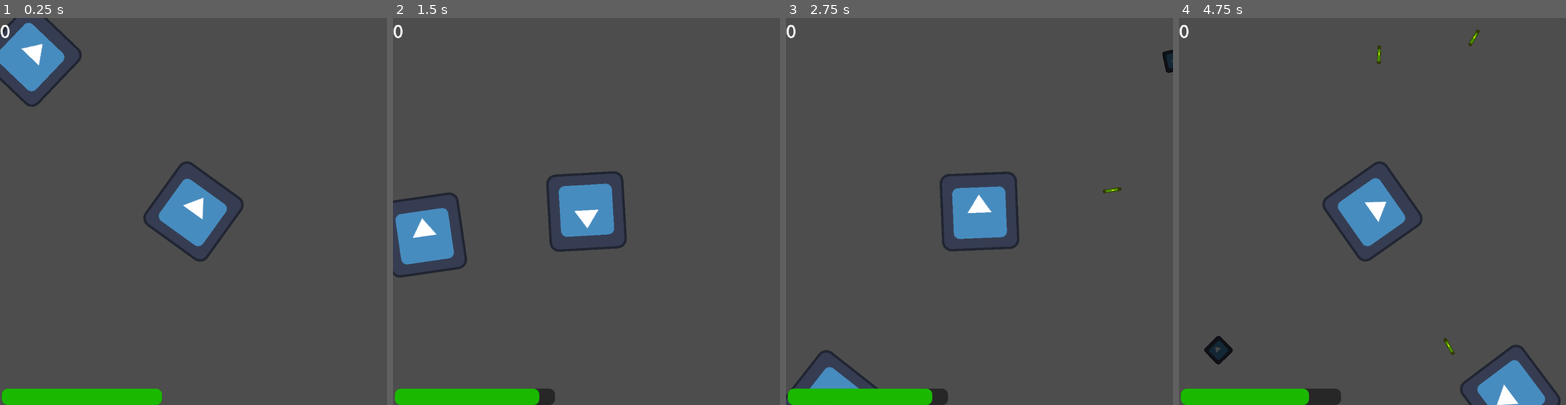
Above: before the commit, frames 1-4 (left to right).
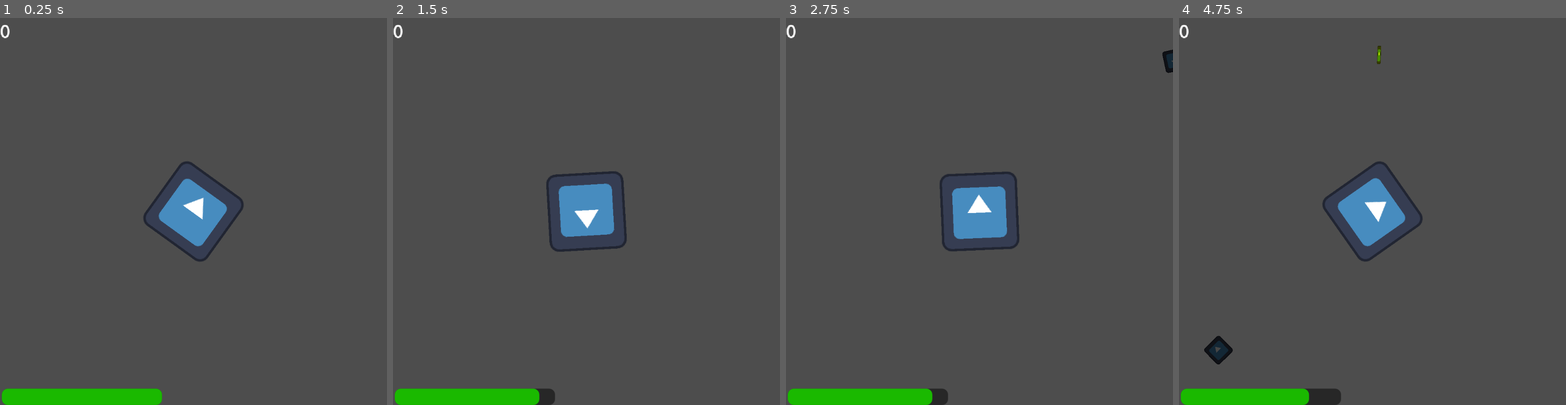
Above: after the commit, the same moments.

Repository: Wife-Haver/JuniperDevJam
Game: Godot game, scene res://Scenes/main.tscn
Same seed, same stepped clock (60 frames per second), same inputs: the game is played once before the commit and once after it. The engine's default icon, where the game draws it, is replaced by a stand-in: a white triangle on a blue panel in a dark square.
Inputs:
- Up to frame 1 (0.25 s): no input
- Up to frame 2 (1.5 s): tap L (blah) at 0.6 s; tap Q (flip_spin) at 1.35 s
- Up to frame 3 (2.75 s): tap Space (shoot) at 2.1 s
- Up to frame 4 (4.75 s): tap L (blah) at 2.85 s; hold Q (flip_spin) 3.53-4.28 s; tap Space (shoot) at 4.35 s

The runs differ from the first frame. In frame 1, 2.1% of the frame differs, in the area x 0-22%, y 0-23%; in frame 2, 2.2%, in the area x 0-20%, y 45-68%; in frame 3, 0.7%; in frame 4, 1.7%.

Commit message:
core loop done

Diff:
--- a/Scenes/main.tscn
+++ b/Scenes/main.tscn
@@ -32,12 +32,16 @@
 wait_time = 2.0
 autostart = true
 
-[node name="EnemyShipSpawner" type="Node" parent="Scripts" unique_id=1583410076 node_paths=PackedStringArray("enemy_ship_1", "path_pos_1", "enemy_ship_2", "path_pos_2")]
+[node name="EnemyShipSpawner" type="Node" parent="Scripts" unique_id=1583410076 node_paths=PackedStringArray("enemy_ship_1", "path_pos_1", "enemy_ship_2", "path_pos_2", "timer")]
 script = ExtResource("3_21xkr")
 enemy_ship_1 = NodePath("../../Paths/EnemyShipPath1/Pos/Ship1")
 path_pos_1 = NodePath("../../Paths/EnemyShipPath1/Pos")
 enemy_ship_2 = NodePath("../../Paths/EnemyShipPath2/Pos/Ship2")
 path_pos_2 = NodePath("../../Paths/EnemyShipPath2/Pos")
+timer = NodePath("Timer")
+
+[node name="Timer" type="Timer" parent="Scripts/EnemyShipSpawner" unique_id=1670926617]
+wait_time = 10.0
 
 [node name="Player" parent="." unique_id=1870216369 instance=ExtResource("1_jjgbg")]
 position = Vector2(320, 320)
@@ -82,3 +86,4 @@
 player = NodePath("../../../../Player")
 
 [connection signal="timeout" from="Scripts/AsteroidSpawner/SpawnTimer" to="Scripts/AsteroidSpawner" method="_on_timeout"]
+[connection signal="timeout" from="Scripts/EnemyShipSpawner/Timer" to="Scripts/EnemyShipSpawner" method="_on_timer_timeout"]
--- a/Scripts/enemy_ship.gd
+++ b/Scripts/enemy_ship.gd
@@ -59,6 +59,7 @@
 	if _fire_timer:
 		_fire_timer.stop()
 
+
 func hit() -> void:
 	if hp <= 0:
 		return
@@ -70,8 +71,7 @@
 		_die()
 
 func _die() -> void:
-	if ScoreManager and ScoreManager.has_method("add_score"):
-		ScoreManager.add_score(score_value)
+	ScoreManager.increase_score(score_value)
 	ship_destroyed.emit(self)
 	despawn()
 
--- a/Scripts/enemy_ship_spawner.gd
+++ b/Scripts/enemy_ship_spawner.gd
@@ -11,6 +11,8 @@
 var ship1_is_active: bool = false
 var ship2_is_active: bool = false
 
+@export var timer: Timer
+
 func _ready() -> void:
 	# Make sure both ships start despawned/hidden until explicitly activated.
 	enemy_ship_1.despawn()
@@ -21,7 +23,13 @@
 	enemy_ship_1.ship_destroyed.connect(_on_ship_destroyed.bind(1))
 	enemy_ship_2.ship_destroyed.connect(_on_ship_destroyed.bind(2))
 
-	call_deferred("activate_any")
+	timer.wait_time = 10.0
+	timer.one_shot = true
+	#timer.timeout.connect(_on_timer_timeout)
+
+	# Kick off the very first spawn cycle.
+	timer.start()
+
 func _process(delta: float) -> void:
 	if ship1_is_active:
 		move_ship(delta, path_pos_1)
@@ -30,6 +38,9 @@
 
 func move_ship(dt: float, path: PathFollow2D) -> void:
 	path.progress_ratio += move_speed * dt
+
+func _any_ship_active() -> bool:
+	return ship1_is_active or ship2_is_active
 
 # Call this anytime to spawn/activate ship 1 (e.g. from a wave timer, trigger zone, etc).
 func activate_ship_1() -> void:
@@ -48,8 +59,11 @@
 	ship2_is_active = true
 
 # Generic helper if you don't care which slot, just want "any free ship spawned".
-# Returns true if a ship was activated, false if both were already active.
+# Returns true if a ship was activated, false if one was already active.
 func activate_any() -> bool:
+	if _any_ship_active():
+		return false
+
 	if not ship1_is_active:
 		activate_ship_1()
 		return true
@@ -63,3 +77,10 @@
 		ship1_is_active = false
 	elif slot == 2:
 		ship2_is_active = false
+
+	# Only start the wait countdown once no enemies remain active.
+	if not _any_ship_active():
+		timer.start()
+
+func _on_timer_timeout() -> void:
+	call_deferred("activate_any")
